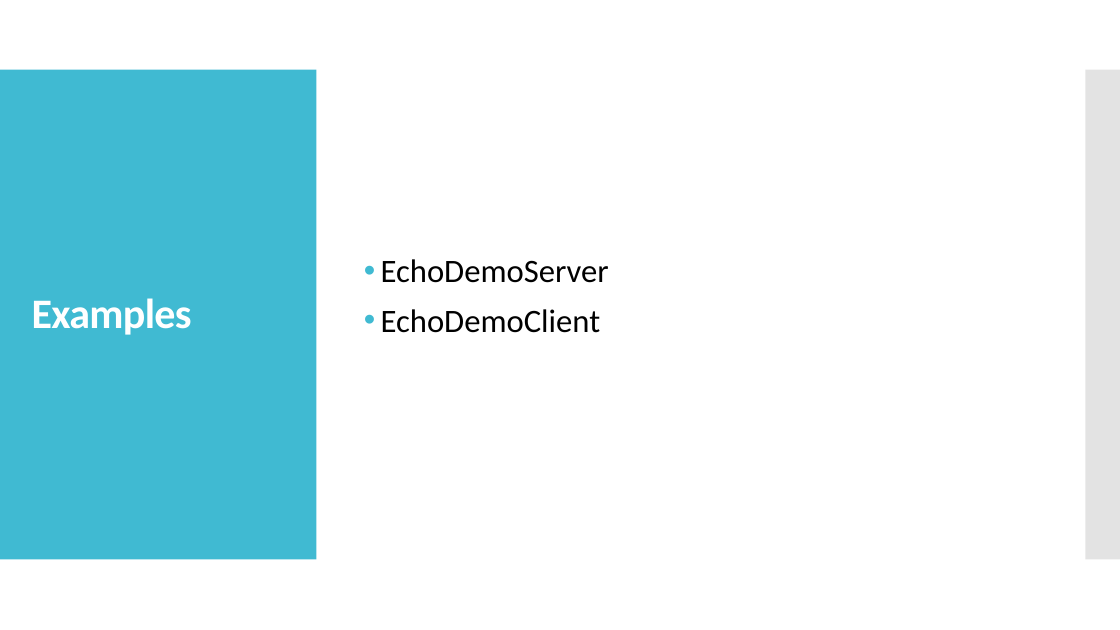
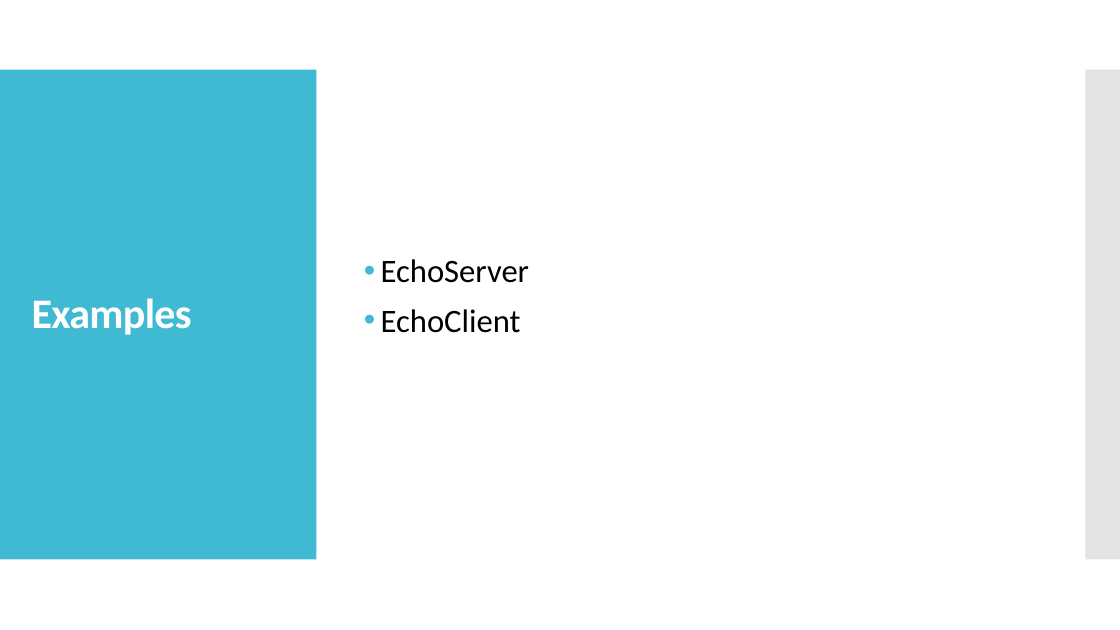
Before and after one commit to jrambasana/AJP2022-code, a slide deck: slide 43 of Slides/AJP - Unit 1 - Java Networking.pptx. Drawn at 1120x630 pixels with LibreOffice and Linux fonts; fonts in the diff are those of the drawing. Boxes give left, top, right and bottom in pixels: in the first picture for what was removed or moved away, otherwise in the second. Text is boxed around its words. In the diff, an @@ line names an element or a change of style, - is before the commit and + after.

```diff
--- a/Slides/AJP - Unit 1 - Java Networking.pptx
+++ b/Slides/AJP - Unit 1 - Java Networking.pptx
@@ text at (381,259,529,333): text changed @@
-• EchoDemoServer
-• EchoDemoClient
+• EchoServer
+• EchoClient
```
Also in this commit, not shown: 3 other slides changed, 6 other files.
